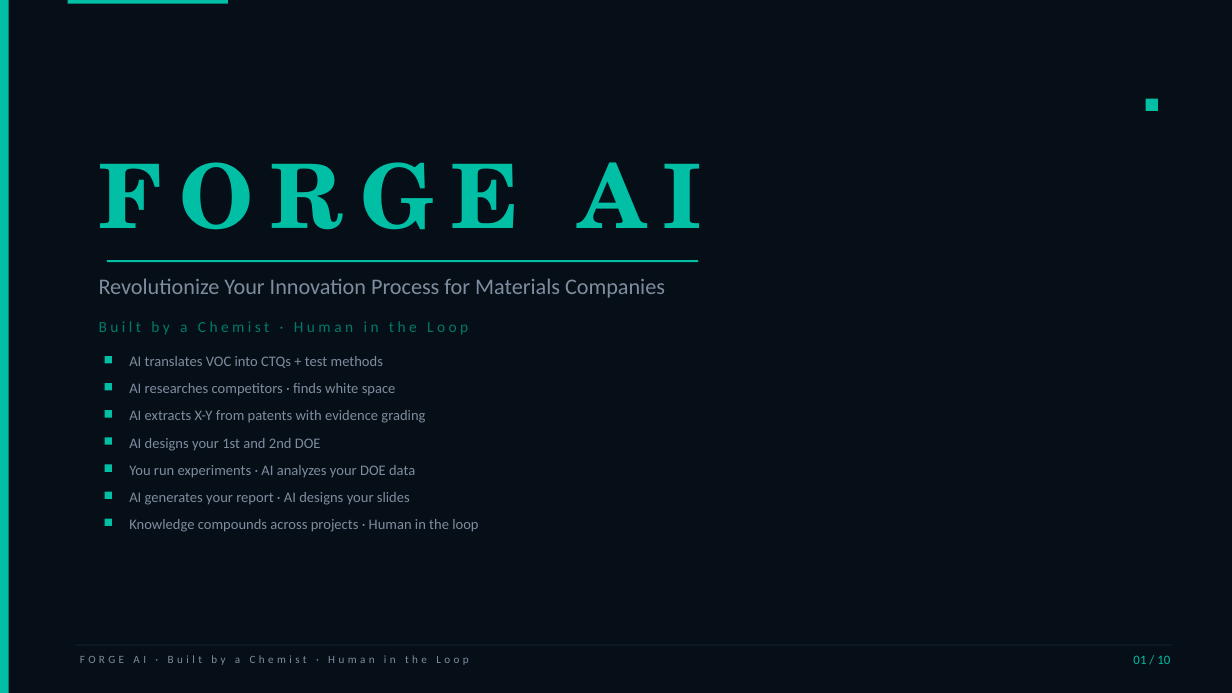
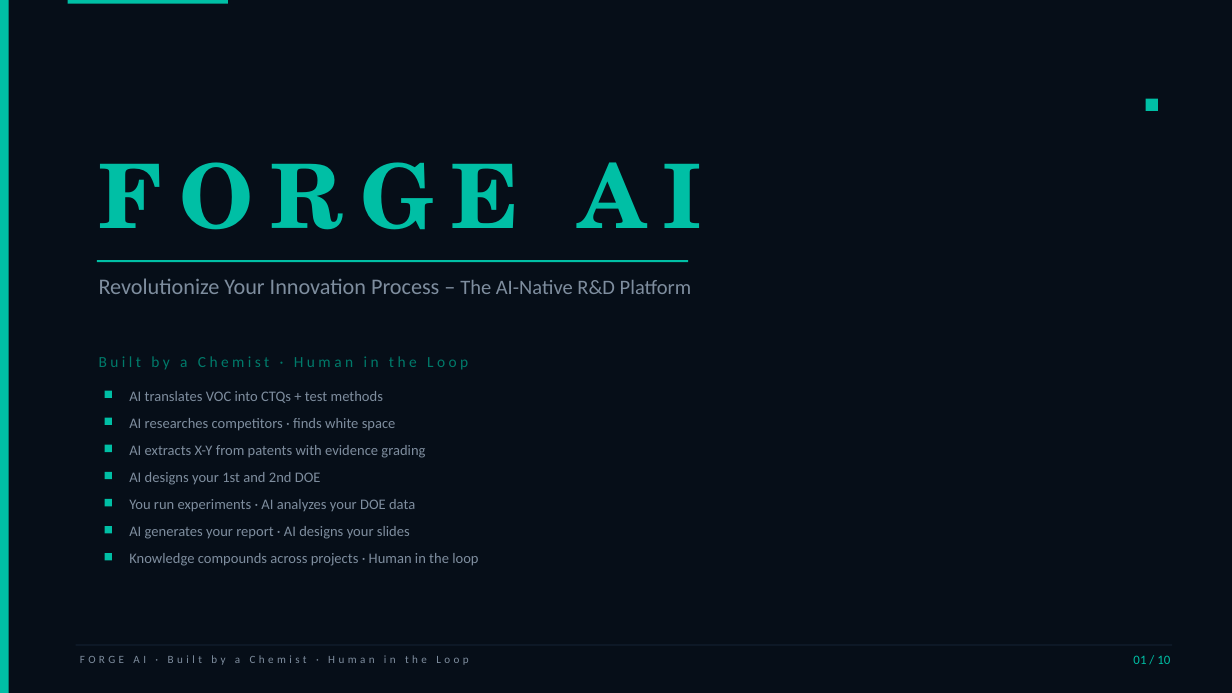
Before and after one commit to newbison/AI_CHEMIST, a slide deck: slide 1 of ppt/FORGE_AI_Deck.pptx. Drawn at 1232x693 pixels with LibreOffice and Linux fonts; fonts in the diff are those of the drawing. Boxes give left, top, right and bottom in pixels: in the first picture for what was removed or moved away, otherwise in the second. Text is boxed around its words. In the diff, an @@ line names an element or a change of style, - is before the commit and + after.

```diff
--- a/ppt/FORGE_AI_Deck.pptx
+++ b/ppt/FORGE_AI_Deck.pptx
@@ line moved from (107, 261) - (699, 261) to (97, 261) - (689, 261) @@
@@ text at <box>99,278,691,294</box>: text changed @@
-Revolutionize Your Innovation Process for Materials Companies
+Revolutionize Your Innovation Process – The AI-Native R&D Platform
@@ 8 texts, 7 rectangles: place and size @@
-8 texts, 7 rectangles at <box>99,321,478,532</box>
+8 texts, 7 rectangles at <box>99,356,478,566</box>
```
Also in this commit, not shown: 3 other slides changed, 32 other files.
